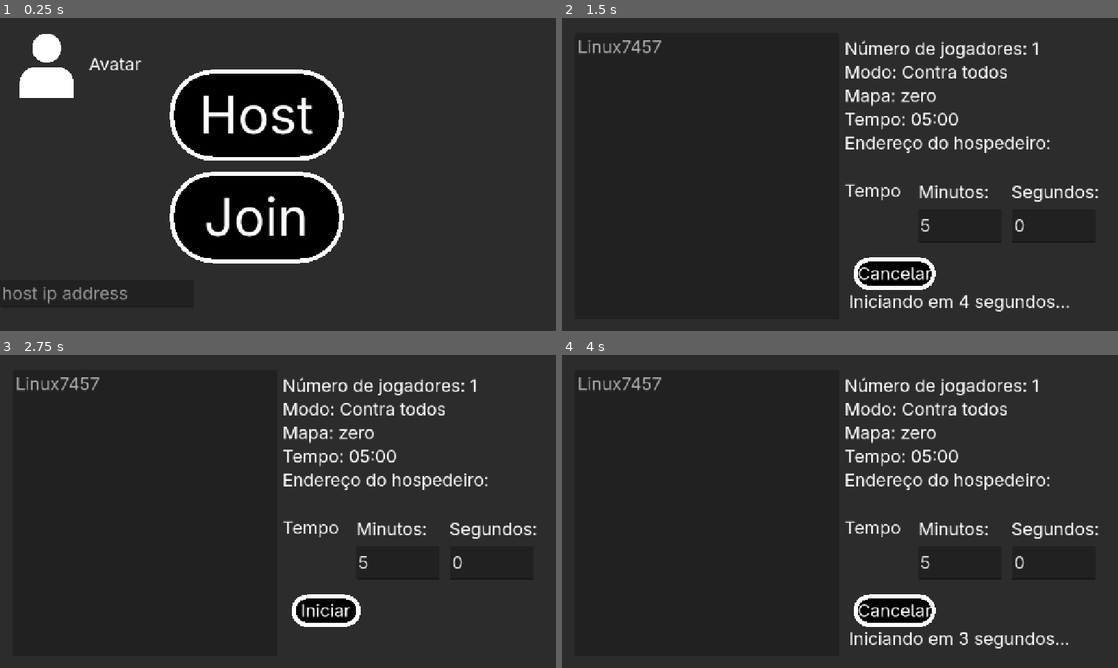
Above: before the commit, frames 1-4 (two rows, left to right).
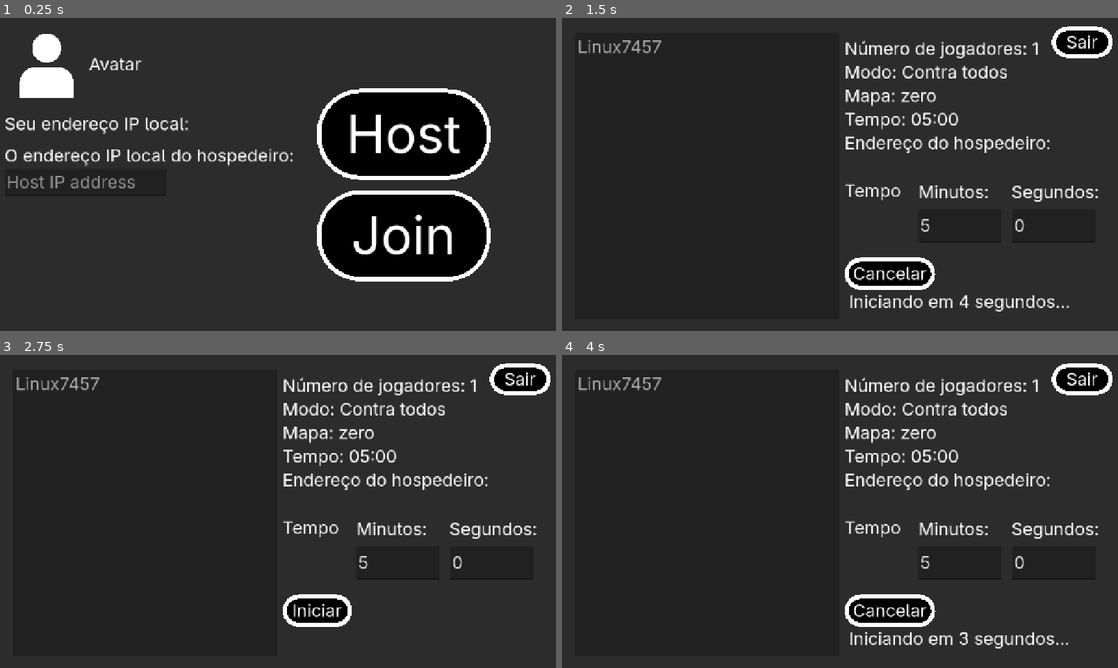
Above: after the commit, the same moments.

Repository: ruanv0/shots_circles
Game: Godot game, scene res://hub.tscn
The game is run twice, just before and just after one commit, with the same random seed, the same clock (stepped at 60 frames per second) and the same inputs.
Inputs (mouse positions are in pixels of both pictures, inside the frame that each line leads up to):
- Up to frame 1 (0.25 s): no input
- Up to frame 2 (1.5 s): click "Host" at 0.5 s; click "Iniciar" at 1.25 s
- Up to frame 3 (2.75 s): click "Cancelar" at 2 s
- Up to frame 4 (4 s): click "Iniciar" at 2.75 s; tap Enter at 3.5 s; move the mouse to (962, 495) at 3.52 s; click (962, 495) at 3.67 s

The runs differ from the first frame. In frame 1, 32% of the frame differs, in the area x 0-89%, y 16-93%; in frame 2, 1.5%; in frame 3, 1.7%; in frame 4, 1.5%.
Error before the commit: Out of bounds get index '1' (on base: 'PackedStringArray') (res://hub.gd:19)
Error after the commit: Out of bounds get index '1' (on base: 'PackedStringArray') (res://hub.gd:15)

Commit message:
2025.07.03.3

Diff:
--- a/character.gd
+++ b/character.gd
@@ -104,12 +104,12 @@
 		#Vector2(-3000, -3300)
 		#Vector2(3600, 3300)
 
-		#Vector2(-98, -98)
-		#Vector2(98, 98)
-
-
-		$mapa/ponto.position.x = (((global_position.x + 3000) / 6600) * 196 - 85) * 2
-		$mapa/ponto.position.y = (((global_position.y + 3300) / 6600) * 196 - 85) * 2
+		#Vector2(-94.5, -94.5)
+		#Vector2(94.5, 94.5)
+
+
+		$mapa/ponto.position.x = (((global_position.x + 3000) / 6600) * 378 - 160)
+		$mapa/ponto.position.y = (((global_position.y + 3300) / 6600) * 378 - 160)
 		#print($mapa/ponto.position)
 
 
--- a/character.tscn
+++ b/character.tscn
@@ -203,8 +203,7 @@
 one_shot = true
 
 [node name="mapa" type="Sprite2D" parent="."]
-visible = false
-position = Vector2(1185, 98)
+position = Vector2(1185, 95)
 scale = Vector2(0.5, 0.5)
 texture = ExtResource("11_7tnxx")
 
--- a/hub.gd
+++ b/hub.gd
@@ -7,15 +7,11 @@
 
 
 func _ready() -> void:
-	$host.position.x = (get_viewport_rect().size.x - 500) / 2
-	$host.position.y = ((get_viewport_rect().size.y - 250) * 0.5) / 2
-	$join.position.x = (get_viewport_rect().size.x - 500) / 2
-	$join.position.y = ((get_viewport_rect().size.y - 250) * 1.5) / 2
 	for ip in IP.get_local_addresses():
 		if ip.count(".") == 3 and ip != "127.0.0.1":
 			ip_address = ip
 			break
-	$your_ip_address.text = ip_address
+	$your_ip_address.text = "Seu endereço IP local: " + ip_address
 	$host_ip_address.text = ip_address.split(".")[0] + "." + ip_address.split(".")[1] + "." + ip_address.split(".")[2] + "."
 
 
@@ -29,6 +25,7 @@
 	$avatar_label.visible = false
 	$host_ip_address.visible = false
 	$your_ip_address.visible = false
+	$host_ip_address_label.visible = false
 
 
 func _on_join_pressed() -> void:
@@ -40,6 +37,7 @@
 	$avatar_label.visible = false
 	$host_ip_address.visible = false
 	$your_ip_address.visible = false
+	$host_ip_address_label.visible = false
 
 
 func _input(event) -> void:
--- a/hub.tscn
+++ b/hub.tscn
@@ -9,19 +9,19 @@
 script = ExtResource("1_p106a")
 
 [node name="host" type="Button" parent="."]
-offset_left = 440.0
-offset_top = 149.0
-offset_right = 840.0
-offset_bottom = 359.0
+offset_left = 729.0
+offset_top = 162.0
+offset_right = 1129.0
+offset_bottom = 372.0
 theme = ExtResource("2_ysrp0")
 theme_override_font_sizes/font_size = 120
 text = "Host"
 
 [node name="join" type="Button" parent="."]
-offset_left = 440.0
-offset_top = 376.0
-offset_right = 840.0
-offset_bottom = 586.0
+offset_left = 729.0
+offset_top = 395.0
+offset_right = 1129.0
+offset_bottom = 605.0
 theme = ExtResource("2_ysrp0")
 theme_override_font_sizes/font_size = 120
 text = "Join"
@@ -44,19 +44,30 @@
 visible = false
 
 [node name="host_ip_address" type="LineEdit" parent="."]
-offset_top = 602.0
-offset_right = 445.0
-offset_bottom = 665.0
+offset_left = 10.0
+offset_top = 346.0
+offset_right = 383.0
+offset_bottom = 409.0
 theme = ExtResource("2_ysrp0")
-placeholder_text = "host ip address"
+placeholder_text = "Host IP address"
 
 [node name="your_ip_address" type="Label" parent="."]
 custom_minimum_size = Vector2(0.025, 0)
-offset_top = 665.0
-offset_right = 298.0
-offset_bottom = 720.0
+offset_left = 10.0
+offset_top = 217.0
+offset_right = 436.0
+offset_bottom = 272.0
 theme = ExtResource("2_ysrp0")
-text = "your ip address"
+text = "Seu endereço IP local: 192.160.100.x"
+
+[node name="host_ip_address_label" type="Label" parent="."]
+custom_minimum_size = Vector2(0.025, 0)
+offset_left = 10.0
+offset_top = 290.0
+offset_right = 547.0
+offset_bottom = 345.0
+theme = ExtResource("2_ysrp0")
+text = "O endereço IP local do hospedeiro:"
 
 [connection signal="pressed" from="host" to="." method="_on_host_pressed"]
 [connection signal="pressed" from="join" to="." method="_on_join_pressed"]
--- a/multiplayer_menu.gd
+++ b/multiplayer_menu.gd
@@ -17,6 +17,10 @@
 			func(new_peer_id):
 				add_previously_connected_players.rpc_id(new_peer_id, connected_peer_ids, peer_colors, peer_names)
 				add_myself.rpc_id(new_peer_id, new_peer_id, tempo)
+		)
+		multiplayer.peer_disconnected.connect(
+			func(peer_id):
+				remove_player.rpc(peer_id)
 		)
 		$iniciar.visible = true
 		$tempo_host.visible = true
@@ -38,7 +42,20 @@
 	connected_peer_ids.append(id)
 	peer_colors.append(color)
 	peer_names.append(user_name_)
-	update_information(tempo)
+	update_information.rpc(tempo)
+
+
+@rpc("call_local")
+func remove_player(id: int):
+	print("multiplayer.get_unique_id() -> ", multiplayer.get_unique_id())
+	print("id -> ", id, " |  connected_peer_ids.find(id) -> ", connected_peer_ids.find(id))
+	peer_colors.pop_at(connected_peer_ids.find(id))
+	print("1. len(peer_names) -> ", len(peer_names))
+	peer_names.pop_at(connected_peer_ids.find(id))
+	print("2. len(peer_names) -> ", len(peer_names))
+	$names_list.remove_item(connected_peer_ids.find(id))
+	connected_peer_ids.erase(id)
+	update_information.rpc(tempo)
 
 
 func players_positions() -> Array:
@@ -47,7 +64,6 @@
 		if child is CharacterBody2D:
 			players_positions_.append(child.global_position)
 	return players_positions_
-
 
 @rpc
 func add_myself(id: int, tempo_: int) -> void:
@@ -69,6 +85,7 @@
 func _process(_delta) -> void:
 	if $iniciando.visible:
 		$iniciando.text = "Iniciando em " + str(floori($timer.time_left)) + " segundos..."
+	#print("3. len(peer_names) -> ", len(peer_names))
 
 
 @rpc("call_local")
@@ -133,9 +150,9 @@
 	$cancelar.visible = false
 
 
-@rpc("call_local")
 # É importante uma chamada local para que ao clicar
 # o botão 'Iniciar' todos os jogadores estejam atualizados
+@rpc("call_local", "any_peer")
 func update_information(time: int) -> void:
 	tempo = time
 	if floori(tempo / 60.0) >= 10:
@@ -160,3 +177,20 @@
 
 func _on_seconds_edit_text_changed(new_text: String) -> void:
 	time_text()
+
+
+func _on_sair_pressed() -> void:
+	multiplayer.multiplayer_peer = null
+	connected_peer_ids = []
+	peer_colors = []
+	peer_names = []
+	$names_list.clear()
+	tempo = 300
+	visible = false
+	$"../host".visible = true
+	$"../join".visible = true
+	$"../avatar".visible = true
+	$"../avatar_label".visible = true
+	$"../host_ip_address".visible = true
+	$"../your_ip_address".visible = true
+	$"../host_ip_address_label".visible = true
--- a/multiplayer_menu.tscn
+++ b/multiplayer_menu.tscn
@@ -37,9 +37,9 @@
 [node name="iniciar" type="Button" parent="."]
 visible = false
 layout_mode = 0
-offset_left = 670.0
+offset_left = 650.0
 offset_top = 550.0
-offset_right = 830.0
+offset_right = 810.0
 offset_bottom = 625.0
 theme = ExtResource("2_326qw")
 text = "Iniciar"
@@ -57,9 +57,9 @@
 [node name="cancelar" type="Button" parent="."]
 visible = false
 layout_mode = 0
-offset_left = 670.0
+offset_left = 650.0
 offset_top = 550.0
-offset_right = 858.0
+offset_right = 859.0
 offset_bottom = 625.0
 theme = ExtResource("2_326qw")
 text = "Cancelar"
@@ -116,8 +116,19 @@
 text = "0"
 max_length = 2
 
+[node name="sair" type="Button" parent="."]
+layout_mode = 0
+offset_left = 1127.0
+offset_top = 19.0
+offset_right = 1267.0
+offset_bottom = 88.0
+theme = ExtResource("2_326qw")
+text = "Sair"
+expand_icon = true
+
 [connection signal="pressed" from="iniciar" to="." method="_on_iniciar_pressed"]
 [connection signal="pressed" from="cancelar" to="." method="_on_cancelar_pressed"]
 [connection signal="timeout" from="timer" to="." method="_on_timer_timeout"]
 [connection signal="text_changed" from="tempo_host/minutes_edit" to="." method="_on_minutes_edit_text_changed"]
 [connection signal="text_changed" from="tempo_host/seconds_edit" to="." method="_on_seconds_edit_text_changed"]
+[connection signal="pressed" from="sair" to="." method="_on_sair_pressed"]
--- a/zero.tscn
+++ b/zero.tscn
@@ -388,9 +388,6 @@
 [node name="game_timer" type="Timer" parent="."]
 wait_time = 360.0
 one_shot = true
-
-[node name="Node2D" type="Node2D" parent="."]
-position = Vector2(3600, -3000)
 
 [connection signal="timeout" from="spawnpoints/timer0" to="." method="_on_timer_0_timeout"]
 [connection signal="timeout" from="spawnpoints/timer1" to="." method="_on_timer_1_timeout"]
Binary file changed: Captura de tela 2025-07-02 211928.png
